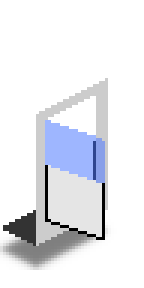
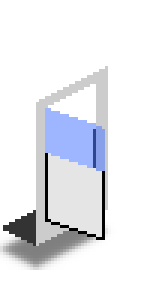
The second 144px x 288px image is a revision of the first. Changes to its layers:
painted on "Roof" over [36, 69, 105, 114]
renamed "Glass copy" to "Glass", painted on it over [45, 108, 105, 183]
renamed "Frame copy #1" to "Frame #1", painted on it over [69, 171, 105, 183]
painted on "Door" over [48, 153, 102, 183]
painted on "Frame" over [45, 129, 96, 165]
painted on "Side" over [36, 66, 108, 165]
